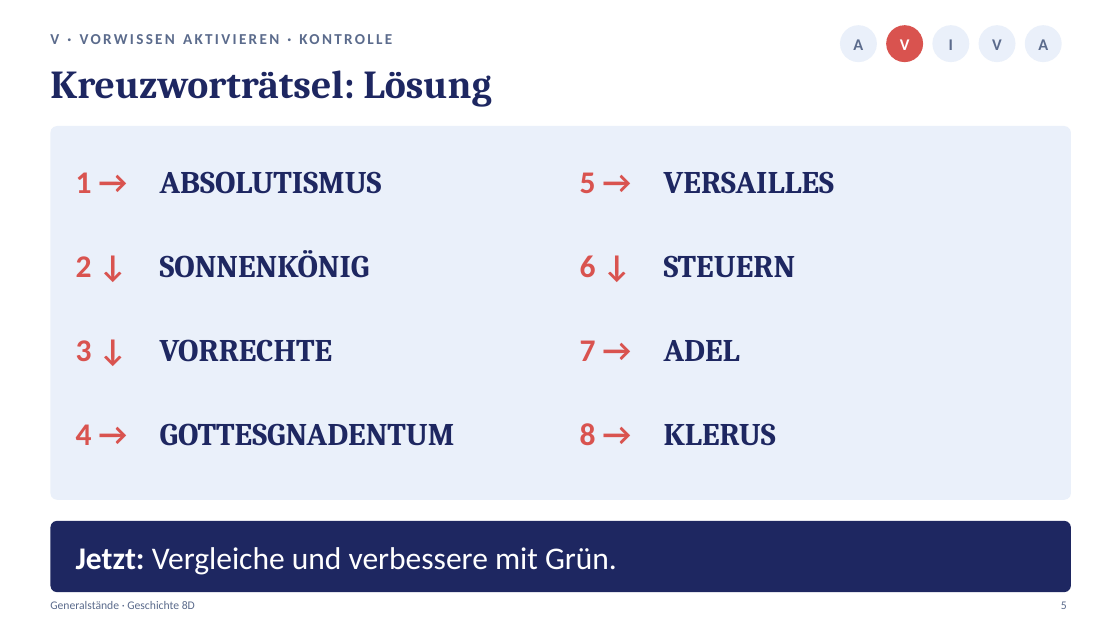
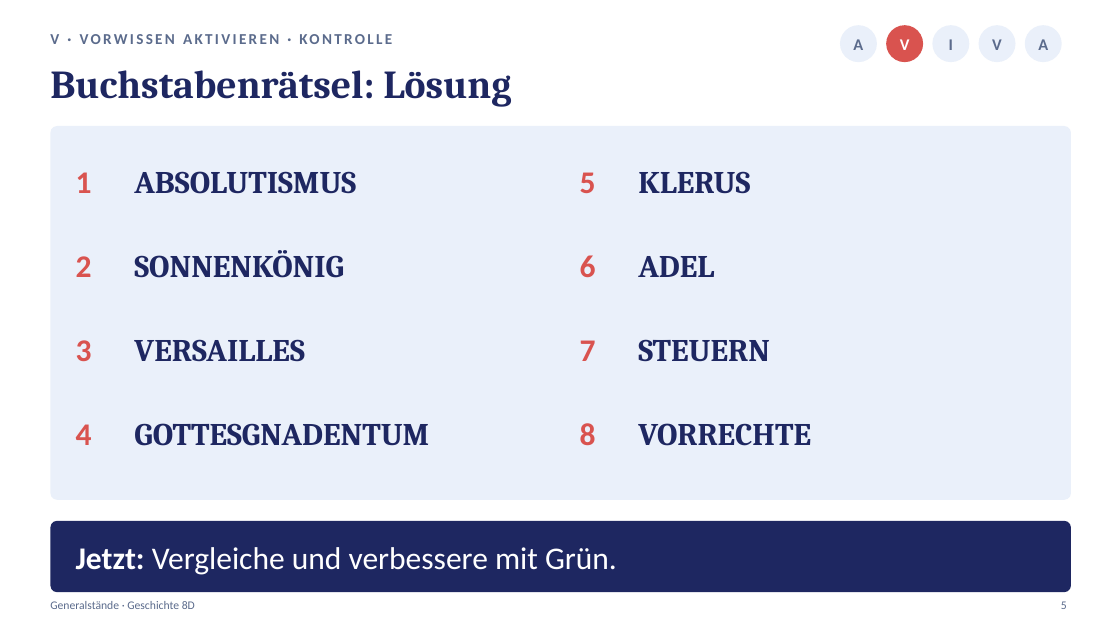
Before and after one commit to golzkonstantin-gif/Schule, a slide deck: slide 5 of Geschichte_8D/Generalstaende/Praesentation_Generalstaende_8D.pptx. Drawn at 1120x630 pixels with LibreOffice and Linux fonts; fonts in the diff are those of the drawing. Boxes give left, top, right and bottom in pixels: in the first picture for what was removed or moved away, otherwise in the second. Text is boxed around its words. In the diff, an @@ line names an element or a change of style, - is before the commit and + after.

```diff
--- a/Geschichte_8D/Generalstaende/Praesentation_Generalstaende_8D.pptx
+++ b/Geschichte_8D/Generalstaende/Praesentation_Generalstaende_8D.pptx
@@ text at [50,70,511,107]: text changed @@
-Kreuzworträtsel: Lösung
+Buchstabenrätsel: Lösung
@@ text "ABSOLUTISMUS": place and size @@
-text "ABSOLUTISMUS" at [160,171,382,194]
+text "ABSOLUTISMUS" at [134,171,356,194]
@@ text at [638,171,750,194]: text changed @@
-VERSAILLES
+KLERUS
@@ text "SONNENKÖNIG": place and size @@
-text "SONNENKÖNIG" at [160,250,370,278]
+text "SONNENKÖNIG" at [134,250,344,278]
@@ text "ADEL": place and size @@
-text "ADEL" at [664,340,740,361]
+text "ADEL" at [638,256,714,277]
@@ text "STEUERN": place and size @@
-text "STEUERN" at [664,255,796,278]
+text "STEUERN" at [638,339,770,362]
@@ text at [134,339,305,361]: text changed @@
-VORRECHTE
+VERSAILLES
@@ text "GOTTESGNADENTUM": place and size @@
-text "GOTTESGNADENTUM" at [160,423,455,446]
+text "GOTTESGNADENTUM" at [134,423,429,446]
@@ text at [638,423,811,446]: text changed @@
-KLERUS
+VORRECHTE
```
Also in this commit, not shown: 1 other slide changed, 22 other files.
